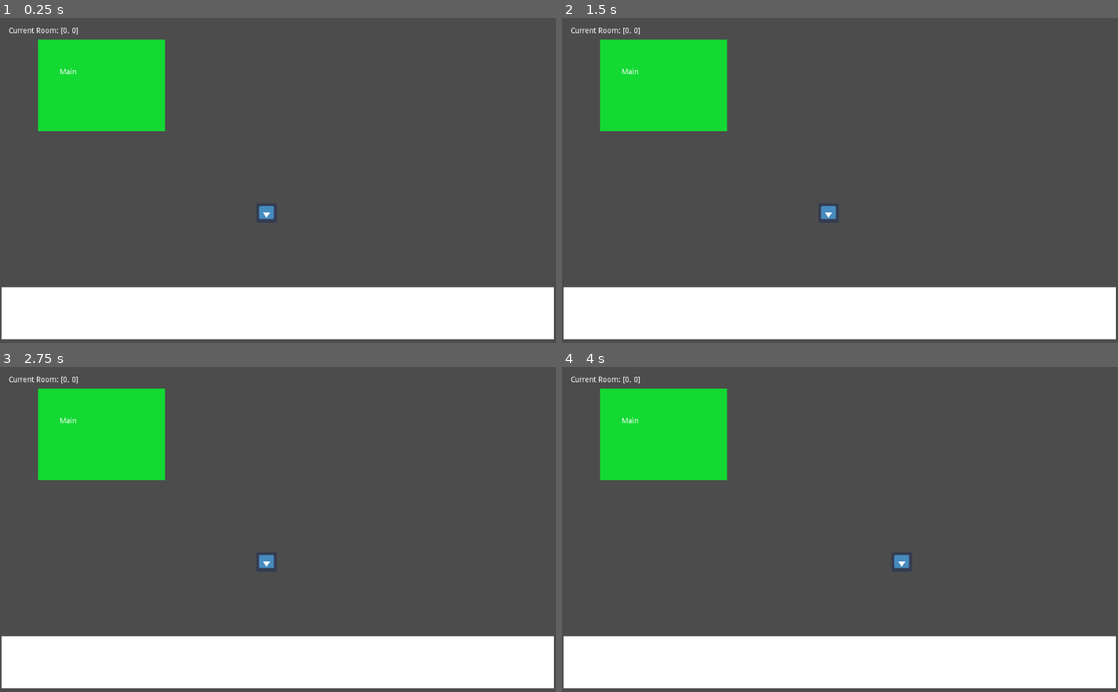
Above: before the commit, frames 1-4 (two rows, left to right).
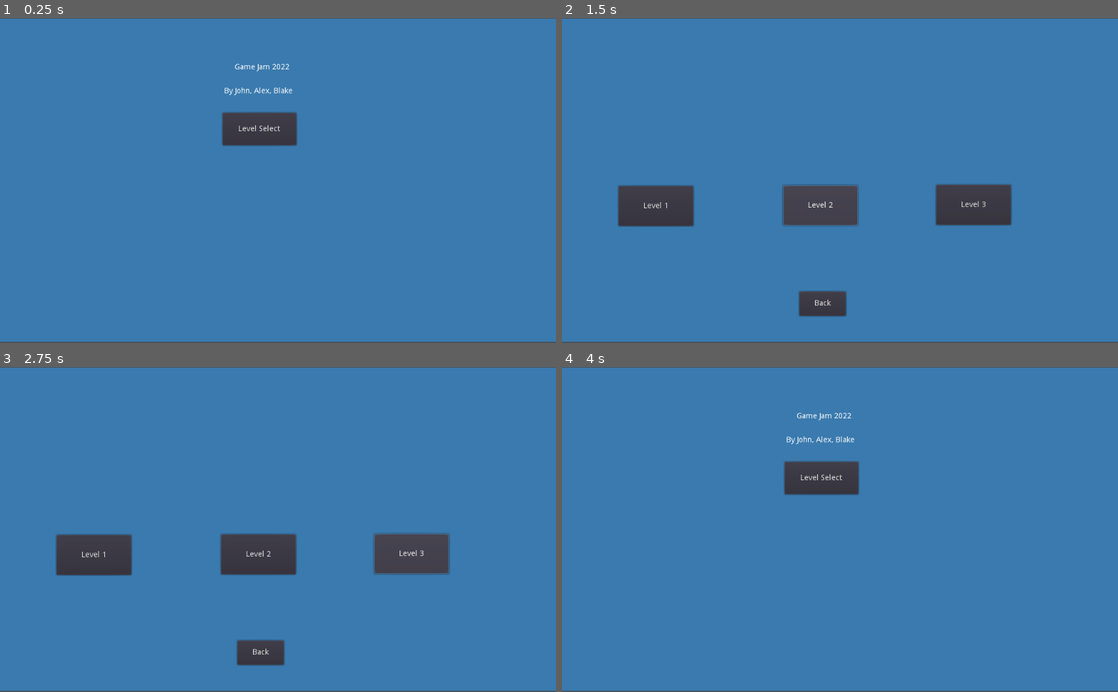
Above: after the commit, the same moments.

Repository: nygren23/GameJam2022
Game: Godot game, scene res://StartScreen.tscn
The game is run twice, just before and just after one commit, with the same random seed, the same clock (stepped at 60 frames per second) and the same inputs. Before the commit the project starts from res://Main.tscn. The engine's default icon, where the game draws it, is replaced by a stand-in: a white triangle on a blue panel in a dark square.
Inputs (mouse positions are in pixels of both pictures, inside the frame that each line leads up to):
- Up to frame 1 (0.25 s): no input
- Up to frame 2 (1.5 s): click (823, 128) at 0.5 s, where only the run after the commit has a clickable "Level Select"; click (817, 206) at 1.25 s, where only the run after the commit has a clickable "Level 2"
- Up to frame 3 (2.75 s): click (411, 552) at 2 s, where only the run after the commit has a clickable "Level 3"
- Up to frame 4 (4 s): click (823, 653) at 2.75 s, where only the run after the commit has a clickable "Back"; tap Enter at 3.5 s; hold D (move_right) from 3.53 s (still down); tap Space (spacebar) at 3.6 s

The runs differ from the first frame. In frame 1, 98% of the frame differs, in the area x 0-100%, y 0-100%; in frame 2, 95%; in frame 3, 95%; in frame 4, 98%.
Error before the commit: Attempt to call function 'play' in base 'null instance' on a null instance. (res://Player.gd:25)

Commit message:
added start/end screen

Diff:
--- /dev/null
+++ b/EndScene.gd
@@ -0,0 +1,6 @@
+extends Node2D
+
+
+
+func _on_Button_pressed():
+	get_tree().change_scene("res://StartScreen.tscn")
--- /dev/null
+++ b/EndScene.tscn
@@ -0,0 +1,27 @@
+[gd_scene load_steps=2 format=2]
+
+[ext_resource path="res://EndScene.gd" type="Script" id=1]
+
+[node name="EndScene" type="Node2D"]
+script = ExtResource( 1 )
+
+[node name="ColorRect" type="ColorRect" parent="."]
+margin_right = 1020.0
+margin_bottom = 594.0
+color = Color( 0.752941, 0.129412, 0.129412, 1 )
+
+[node name="Label" type="Label" parent="."]
+margin_left = 402.0
+margin_top = 117.0
+margin_right = 586.0
+margin_bottom = 141.0
+text = "You Died. Too much caffiene"
+
+[node name="Button" type="Button" parent="."]
+margin_left = 410.0
+margin_top = 219.0
+margin_right = 579.0
+margin_bottom = 273.0
+text = "Main Menu"
+
+[connection signal="pressed" from="Button" to="." method="_on_Button_pressed"]
--- a/GlobalStats.gd
+++ b/GlobalStats.gd
@@ -3,6 +3,7 @@
 class_name GlobalStats
 
 ####### Constants #########
+var level
 var mainLocation = [0,0]
 
 """
--- a/Player.gd
+++ b/Player.gd
@@ -1,10 +1,11 @@
 extends KinematicBody2D
 
-var speed = 300
+var speed = 400
 var screen_size = Vector2(1024,600)
 
 var velocity = Vector2.ZERO
 var bulletPath = preload('res://Bullet.tscn')
+
 
 func get_input():
 	velocity = Vector2()
@@ -30,5 +31,6 @@
 func _physics_process(delta):
 	if(Global.youLose):
 		queue_free()
+		get_tree().change_scene("res://EndScene.tscn")
 	get_input()
 	velocity = move_and_slide(velocity)
--- a/Reign.gd
+++ b/Reign.gd
@@ -1,14 +1,4 @@
 extends Node2D
-
-
-# Declare member variables here. Examples:
-# var a = 2
-# var b = "text"
-
-
-# Called when the node enters the scene tree for the first time.
-func _ready():
-	pass # Replace with function body.
 
 
 # Called every frame. 'delta' is the elapsed time since the previous frame.
--- /dev/null
+++ b/StartScreen.gd
@@ -0,0 +1,26 @@
+extends Node2D
+
+
+func _on_Level_Select_pressed():
+	$L1.show()
+	$L2.show()
+	$L3.show()
+	$Back.show()
+	$Title.hide()
+	$"Level Select".hide()
+	$By.hide()
+
+
+func _on_Back_pressed():
+	$L1.hide()
+	$L2.hide()
+	$L3.hide()
+	$Back.hide()
+	$Title.show()
+	$By.show()
+	$"Level Select".show()
+
+
+func _on_L1_pressed():
+	Global.level = 1
+	get_tree().change_scene("res://Main.tscn")
--- /dev/null
+++ b/StartScreen.tscn
@@ -0,0 +1,70 @@
+[gd_scene load_steps=2 format=2]
+
+[ext_resource path="res://StartScreen.gd" type="Script" id=1]
+
+[node name="StartScreen" type="Node2D"]
+script = ExtResource( 1 )
+
+[node name="ColorRect" type="ColorRect" parent="."]
+margin_left = -1.0
+margin_top = 1.0
+margin_right = 1024.0
+margin_bottom = 598.0
+color = Color( 0.231373, 0.482353, 0.686275, 1 )
+
+[node name="Title" type="Label" parent="."]
+margin_left = 432.0
+margin_top = 84.0
+margin_right = 546.0
+margin_bottom = 115.0
+text = "Game Jam 2022"
+
+[node name="By" type="Label" parent="."]
+margin_left = 413.0
+margin_top = 128.0
+margin_right = 552.0
+margin_bottom = 142.0
+text = "By John, Alex, Blake"
+
+[node name="Level Select" type="Button" parent="."]
+margin_left = 410.0
+margin_top = 175.0
+margin_right = 546.0
+margin_bottom = 235.0
+text = "Level Select"
+
+[node name="L1" type="Button" parent="."]
+visible = false
+margin_left = 104.0
+margin_top = 310.0
+margin_right = 242.0
+margin_bottom = 384.0
+text = "Level 1"
+
+[node name="L2" type="Button" parent="."]
+visible = false
+margin_left = 407.0
+margin_top = 309.0
+margin_right = 545.0
+margin_bottom = 383.0
+text = "Level 2"
+
+[node name="L3" type="Button" parent="."]
+visible = false
+margin_left = 689.0
+margin_top = 308.0
+margin_right = 827.0
+margin_bottom = 382.0
+text = "Level 3"
+
+[node name="Back" type="Button" parent="."]
+visible = false
+margin_left = 437.0
+margin_top = 505.0
+margin_right = 523.0
+margin_bottom = 550.0
+text = "Back"
+
+[connection signal="pressed" from="Level Select" to="." method="_on_Level_Select_pressed"]
+[connection signal="pressed" from="L1" to="." method="_on_L1_pressed"]
+[connection signal="pressed" from="Back" to="." method="_on_Back_pressed"]
--- a/project.godot
+++ b/project.godot
@@ -27,7 +27,7 @@
 [application]
 
 config/name="Game Jam 2022"
-run/main_scene="res://Main.tscn"
+run/main_scene="res://StartScreen.tscn"
 config/icon="res://icon.png"
 
 [autoload]
